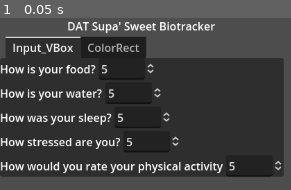
Above: before the commit, frame 1.
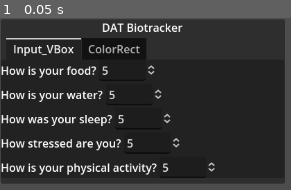
Above: after the commit, the same moment.

Repository: Thorqs/VitaPulsi
Game: Godot game, scene res://control.tscn
Same seed, same stepped clock (60 frames per second), same inputs: the game is played once before the commit and once after it.
Inputs:
- Up to frame 1 (0.05 s): no input

The runs differ from the first frame. In frame 1, 30% of the frame differs, in the area x 0-98%, y 1-96%.

Commit message:
Minor changes
Learning godot

Diff:
--- a/control.tscn
+++ b/control.tscn
@@ -49,100 +49,106 @@
 anchors_preset = 15
 anchor_right = 1.0
 anchor_bottom = 1.0
+offset_left = 1.0
+offset_top = 2.0
+offset_right = 1.0
+offset_bottom = 2.0
 grow_horizontal = 2
 grow_vertical = 2
 
-[node name="MarginContainer" type="MarginContainer" parent="."]
+[node name="Panel" type="Panel" parent="."]
 layout_mode = 0
-offset_right = 214.0
-offset_bottom = 61.0
+offset_right = 410.0
+offset_bottom = 237.0
 
-[node name="MainVBox" type="VBoxContainer" parent="MarginContainer"]
+[node name="MainVBox" type="VBoxContainer" parent="Panel"]
 layout_mode = 2
+offset_right = 409.0
+offset_bottom = 232.0
 
-[node name="Title" type="Label" parent="MarginContainer/MainVBox"]
+[node name="Title" type="Label" parent="Panel/MainVBox"]
 layout_mode = 2
-text = "DAT Supa' Sweet Biotracker"
+text = "DAT Biotracker"
 horizontal_alignment = 1
 
-[node name="TabContainer" type="TabContainer" parent="MarginContainer/MainVBox"]
+[node name="TabContainer" type="TabContainer" parent="Panel/MainVBox"]
 layout_mode = 2
 use_hidden_tabs_for_min_size = true
 
-[node name="Input_VBox" type="VBoxContainer" parent="MarginContainer/MainVBox/TabContainer"]
+[node name="Input_VBox" type="VBoxContainer" parent="Panel/MainVBox/TabContainer"]
 layout_mode = 2
 
-[node name="HBox_Food" type="HBoxContainer" parent="MarginContainer/MainVBox/TabContainer/Input_VBox"]
+[node name="HBox_Food" type="HBoxContainer" parent="Panel/MainVBox/TabContainer/Input_VBox"]
 layout_mode = 2
 
-[node name="Food_Label" type="Label" parent="MarginContainer/MainVBox/TabContainer/Input_VBox/HBox_Food"]
+[node name="Food_Label" type="Label" parent="Panel/MainVBox/TabContainer/Input_VBox/HBox_Food"]
 layout_mode = 2
 text = "How is your food?"
 
-[node name="Food_Val" type="SpinBox" parent="MarginContainer/MainVBox/TabContainer/Input_VBox/HBox_Food"]
+[node name="Food_Val" type="SpinBox" parent="Panel/MainVBox/TabContainer/Input_VBox/HBox_Food"]
 layout_mode = 2
 min_value = 1.0
 max_value = 10.0
 value = 5.0
 
-[node name="HBox_Water" type="HBoxContainer" parent="MarginContainer/MainVBox/TabContainer/Input_VBox"]
+[node name="HBox_Water" type="HBoxContainer" parent="Panel/MainVBox/TabContainer/Input_VBox"]
 layout_mode = 2
 
-[node name="Water_Label" type="Label" parent="MarginContainer/MainVBox/TabContainer/Input_VBox/HBox_Water"]
+[node name="Water_Label" type="Label" parent="Panel/MainVBox/TabContainer/Input_VBox/HBox_Water"]
 layout_mode = 2
 text = "How is your water?"
 
-[node name="Water_Val" type="SpinBox" parent="MarginContainer/MainVBox/TabContainer/Input_VBox/HBox_Water"]
+[node name="Water_Val" type="SpinBox" parent="Panel/MainVBox/TabContainer/Input_VBox/HBox_Water"]
 layout_mode = 2
 min_value = 1.0
 max_value = 10.0
 value = 5.0
 
-[node name="HBox_Sleep" type="HBoxContainer" parent="MarginContainer/MainVBox/TabContainer/Input_VBox"]
+[node name="HBox_Sleep" type="HBoxContainer" parent="Panel/MainVBox/TabContainer/Input_VBox"]
 layout_mode = 2
 
-[node name="Sleep_Label" type="Label" parent="MarginContainer/MainVBox/TabContainer/Input_VBox/HBox_Sleep"]
+[node name="Sleep_Label" type="Label" parent="Panel/MainVBox/TabContainer/Input_VBox/HBox_Sleep"]
 layout_mode = 2
 text = "How was your sleep?"
 
-[node name="Sleep_Val" type="SpinBox" parent="MarginContainer/MainVBox/TabContainer/Input_VBox/HBox_Sleep"]
+[node name="Sleep_Val" type="SpinBox" parent="Panel/MainVBox/TabContainer/Input_VBox/HBox_Sleep"]
 layout_mode = 2
 min_value = 1.0
 max_value = 10.0
 value = 5.0
 
-[node name="HBox_Stress" type="HBoxContainer" parent="MarginContainer/MainVBox/TabContainer/Input_VBox"]
+[node name="HBox_Stress" type="HBoxContainer" parent="Panel/MainVBox/TabContainer/Input_VBox"]
 layout_mode = 2
 
-[node name="Stress_Label" type="Label" parent="MarginContainer/MainVBox/TabContainer/Input_VBox/HBox_Stress"]
+[node name="Stress_Label" type="Label" parent="Panel/MainVBox/TabContainer/Input_VBox/HBox_Stress"]
 layout_mode = 2
 text = "How stressed are you?"
 
-[node name="Stress_Val" type="SpinBox" parent="MarginContainer/MainVBox/TabContainer/Input_VBox/HBox_Stress"]
+[node name="Stress_Val" type="SpinBox" parent="Panel/MainVBox/TabContainer/Input_VBox/HBox_Stress"]
 layout_mode = 2
 min_value = 1.0
 max_value = 10.0
 value = 5.0
 
-[node name="HBox_Activity" type="HBoxContainer" parent="MarginContainer/MainVBox/TabContainer/Input_VBox"]
+[node name="HBox_Activity" type="HBoxContainer" parent="Panel/MainVBox/TabContainer/Input_VBox"]
 layout_mode = 2
 
-[node name="Activity_Label" type="Label" parent="MarginContainer/MainVBox/TabContainer/Input_VBox/HBox_Activity"]
+[node name="Activity_Label" type="Label" parent="Panel/MainVBox/TabContainer/Input_VBox/HBox_Activity"]
 layout_mode = 2
-text = "How would you rate your physical activity"
+text = "How is your physical activity?"
 
-[node name="Activity_Val" type="SpinBox" parent="MarginContainer/MainVBox/TabContainer/Input_VBox/HBox_Activity"]
+[node name="Activity_Val" type="SpinBox" parent="Panel/MainVBox/TabContainer/Input_VBox/HBox_Activity"]
 layout_mode = 2
 min_value = 1.0
 max_value = 10.0
 value = 5.0
 
-[node name="ColorRect" type="ColorRect" parent="MarginContainer/MainVBox/TabContainer"]
+[node name="ColorRect" type="ColorRect" parent="Panel/MainVBox/TabContainer"]
 visible = false
 layout_mode = 2
 color = Color(0.658824, 0.745098, 0.803922, 1)
 
-[node name="VtoHBox" type="HBoxContainer" parent="MarginContainer/MainVBox/TabContainer/ColorRect"]
+[node name="VtoHBox" type="HBoxContainer" parent="Panel/MainVBox/TabContainer/ColorRect"]
 layout_mode = 1
 anchors_preset = 15
 anchor_right = 1.0
@@ -150,7 +156,7 @@
 grow_horizontal = 2
 grow_vertical = 2
 
-[node name="Food_Bar" type="TextureProgressBar" parent="MarginContainer/MainVBox/TabContainer/ColorRect/VtoHBox"]
+[node name="Food_Bar" type="TextureProgressBar" parent="Panel/MainVBox/TabContainer/ColorRect/VtoHBox"]
 material = SubResource("CanvasItemMaterial_uw1cm")
 layout_mode = 2
 max_value = 10.0
@@ -159,32 +165,32 @@
 texture_progress = SubResource("GradientTexture2D_1o40j")
 script = ExtResource("1_4hkrw")
 
-[node name="Water_Bar" type="TextureProgressBar" parent="MarginContainer/MainVBox/TabContainer/ColorRect/VtoHBox"]
+[node name="Water_Bar" type="TextureProgressBar" parent="Panel/MainVBox/TabContainer/ColorRect/VtoHBox"]
 layout_mode = 2
 max_value = 10.0
 value = 1.0
 fill_mode = 3
 texture_progress = SubResource("GradientTexture2D_r6lgx")
 
-[node name="Sleep_Bar" type="TextureProgressBar" parent="MarginContainer/MainVBox/TabContainer/ColorRect/VtoHBox"]
+[node name="Sleep_Bar" type="TextureProgressBar" parent="Panel/MainVBox/TabContainer/ColorRect/VtoHBox"]
 layout_mode = 2
 max_value = 10.0
 value = 10.0
 fill_mode = 3
 texture_progress = SubResource("GradientTexture2D_utspr")
 
-[node name="Stress_Bar" type="TextureProgressBar" parent="MarginContainer/MainVBox/TabContainer/ColorRect/VtoHBox"]
+[node name="Stress_Bar" type="TextureProgressBar" parent="Panel/MainVBox/TabContainer/ColorRect/VtoHBox"]
 layout_mode = 2
 max_value = 10.0
 value = 1.0
 fill_mode = 3
 texture_progress = SubResource("GradientTexture2D_1och8")
 
-[node name="Activity_Bar" type="TextureProgressBar" parent="MarginContainer/MainVBox/TabContainer/ColorRect/VtoHBox"]
+[node name="Activity_Bar" type="TextureProgressBar" parent="Panel/MainVBox/TabContainer/ColorRect/VtoHBox"]
 layout_mode = 2
 max_value = 10.0
 value = 10.0
 fill_mode = 3
 texture_progress = SubResource("GradientTexture2D_l6vmk")
 
-[connection signal="value_changed" from="MarginContainer/MainVBox/TabContainer/Input_VBox/HBox_Food/Food_Val" to="MarginContainer/MainVBox/TabContainer/ColorRect/VtoHBox/Food_Bar" method="_on_food_val_value_changed"]
+[connection signal="value_changed" from="Panel/MainVBox/TabContainer/Input_VBox/HBox_Food/Food_Val" to="Panel/MainVBox/TabContainer/ColorRect/VtoHBox/Food_Bar" method="_on_food_val_value_changed"]
